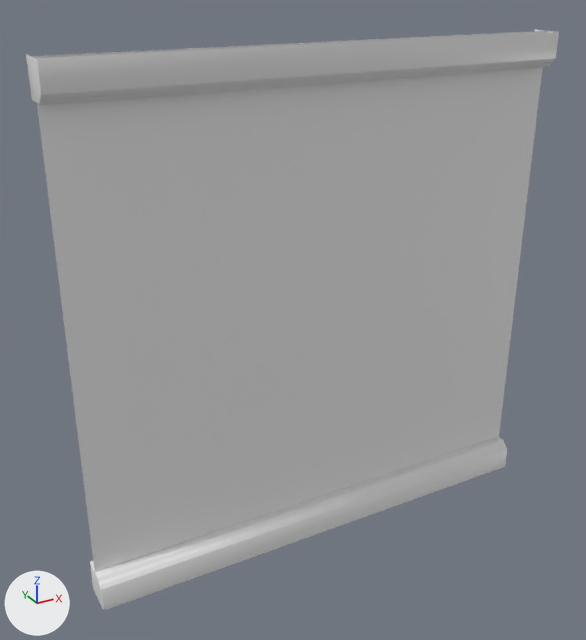
An edit to the FBX model Assets/Mesh/Modular/Mesh_Modular_Wall_3x3.fbx, drawn before and after from the same camera.
Both versions are drawn from a 50 mm lens placed at (-0.78, -3.75, 3.36), pointed at (1.32, 0.07, 1.46). The lights are fixed; the arrows at lower left show +X, +Y and +Z.

Names of what the first picture shows: 'Madular_Wall_3x3'.
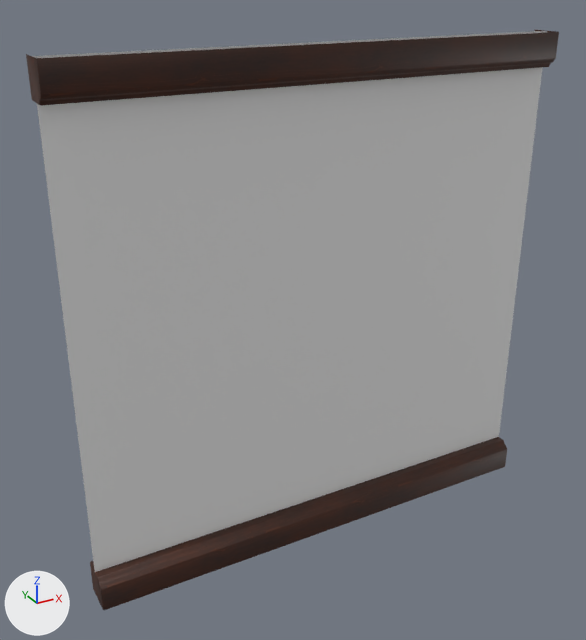
Boxes (x1, y1, x2, y2) around the edits, measured in the pictures (586 x 640 px):
'Madular_Wall_3x3', surface changed (grey to brown)
    both: (26, 30, 559, 610)

Diff of the bpy script that builds the scene:
```diff
--- a/Assets/Mesh/Modular/Mesh_Modular_Wall_3x3.fbx.py
+++ b/Assets/Mesh/Modular/Mesh_Modular_Wall_3x3.fbx.py
@@ img_t_mat_tiling_wood_v03_albedotransparency_png @@
+img_t_mat_tiling_wood_v03_albedotransparency_png = load_image('T_Mat_Tiling_Wood_v03_AlbedoTransparency.png', '../../Textures/Tiling/Mat_Tiling_Wood_v03/T_Mat_Tiling_Wood_v03_AlbedoTransparency.png', 1024, 1024, 'sRGB')
@@ mat_mat_wood @@
 mat_mat_wood = principled_material('Mat_Wood')
-mat_mat_wood.base_color = (0.8, 0.8, 0.8)  # white #e7e7e7
-mat_mat_wood.roughness = 0.4
+mat_mat_wood.texture = img_t_mat_tiling_wood_v03_albedotransparency_png
```
